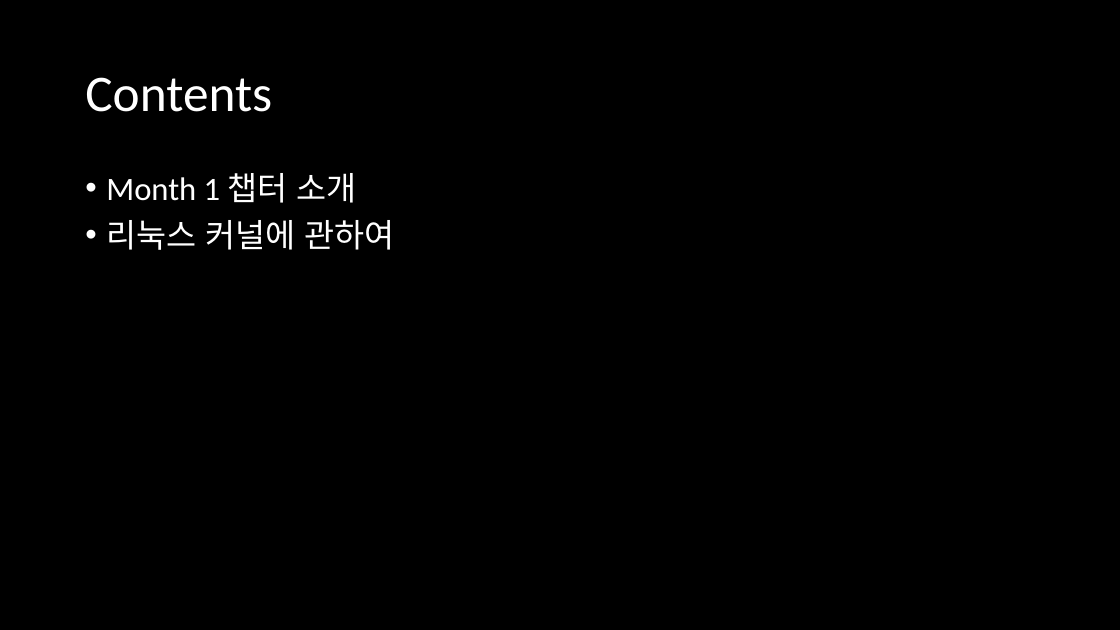
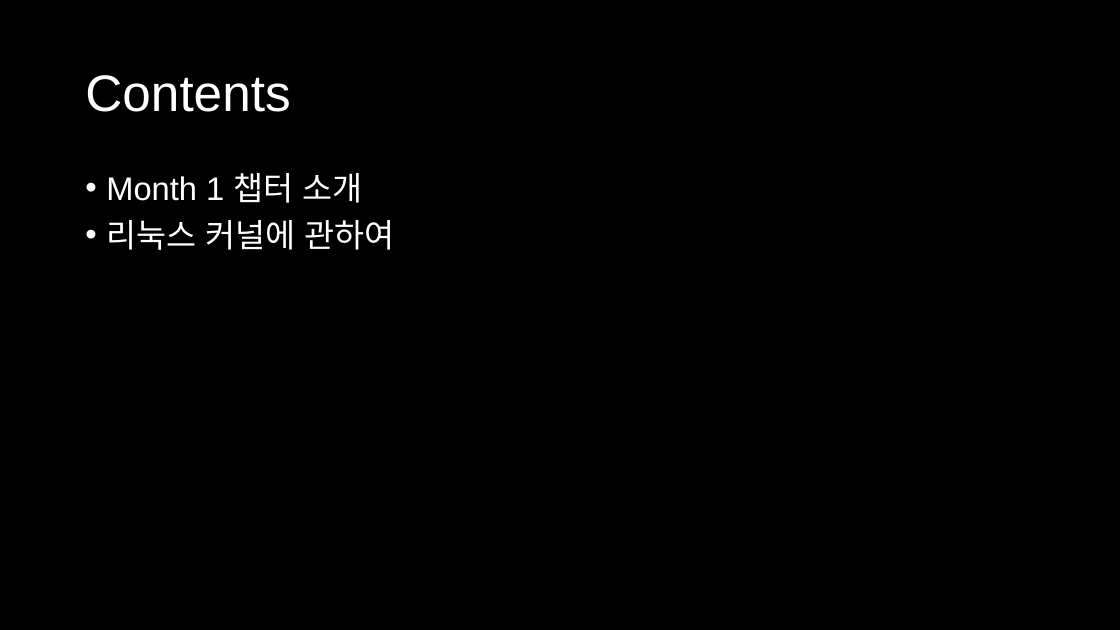
Before and after one commit to d0now/2020_lindroid_research, a slide deck: slide 2 of month_1/day_1/Month 1, Day 1.pptx. Drawn at 1120x630 pixels with LibreOffice and Linux fonts; fonts in the diff are those of the drawing. Boxes give left, top, right and bottom in pixels: in the first picture for what was removed or moved away, otherwise in the second. Text is boxed around its words. In the diff, an @@ line names an element or a change of style, - is before the commit and + after.

```diff
--- a/month_1/day_1/Month 1, Day 1.pptx
+++ b/month_1/day_1/Month 1, Day 1.pptx
@@ title "Contents" at <box>85,75,290,112</box>: font Calibri to Arial @@
@@ text "Month 1 챕터 소개" at <box>106,173,395,250</box>: font Calibri to Arial @@
```
Also in this commit, not shown: 19 other slides changed, 4 slides added.
